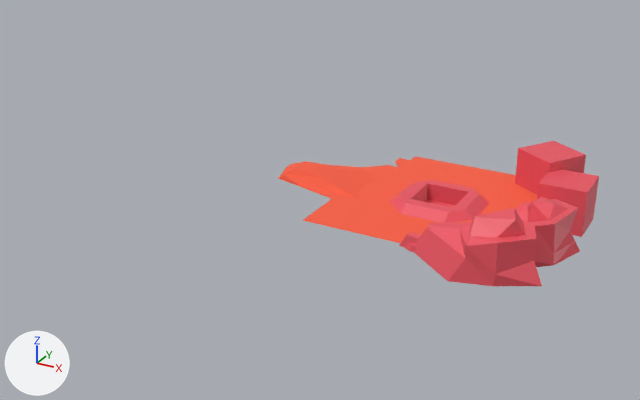
A saved change to the Blender file Assets/Models/tutorial.blend.
Before and after are seen from a camera (50 mm lens) standing at (28.8, -77.2, 36.0) and looking at (-16.6, 5.2, -5.2). Arrows for +X, +Y and +Z are at lower left; the lights stay in place.

Names of what the first picture shows: 'Cliffs', 'Hole', 'Plane'.
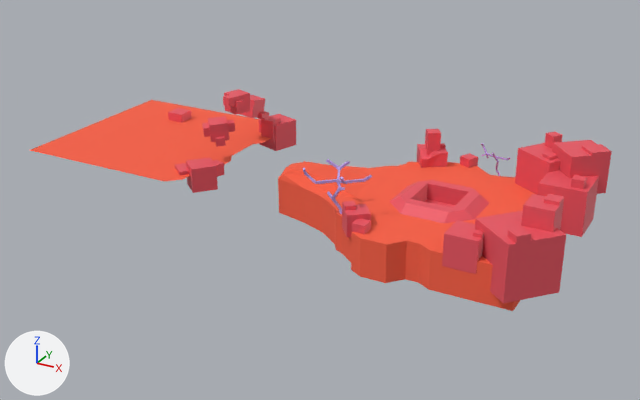
Where the change shows, as pixel boxes [x1, y1, x2, y2] in the pictures (640 x 400 px):
'L1', added (red): after [278, 161, 537, 311]
'L1Rocks', added (red): after [342, 129, 612, 303]
'Cliffs', deleted (red): before [399, 141, 599, 286]
'Plane', deleted (red): before [278, 156, 537, 243]
'L2', added (red): after [30, 100, 271, 181]
'L2Rocks', added (red): after [168, 89, 296, 193]
'Tree', added: after [303, 159, 372, 214]
'Tree2', added: after [481, 143, 510, 176]

The change in detail:
Material 'Material.006' (mat_material_006) is new.
Its base color is (0.847, 0.0908, 0.122) (red #ed5562).
Material 'Material.005' (mat_material_005) is new.
Its base color is (0.947, 0.117, 0.0578) (red #f96044).
Its roughness is 0.949.
Its diffuse roughness is 0.118.
Material 'Material.004' (mat_material_004) is new.
Its base color is (0.518, 0.356, 0.803) (purple #bfa1e7).
Material 'Material' (mat_material) is new.
Its base color is (0.518, 0.356, 0.803) (purple #bfa1e7).
Mesh me_plane_004 is new.
It has 546 vertices, 524 faces and spans x -3.38..-1.92, y -0.83..0.89, z 0.04..0.8.
It uses material mat_material_006 (red #ed5562).
Mesh me_plane_003 is new.
It has 283 vertices, 252 faces and spans x -4.25..-2.19, y -1.07..0.99, z 0.2.
It uses material mat_material_005 (red #f96044).
Mesh me_cube_002 is new.
It has 17 vertices, 0 faces, 16 loose edges and spans x -6.22..7.12, y -5.85..0.54, z -1.27..9.99.
It uses material mat_material_004 (purple #bfa1e7).
Mesh me_cube is new.
It has 17 vertices, 0 faces, 16 loose edges and spans x -6.22..7.12, y -4.84..5.14, z -1.27..9.99.
It uses material mat_material (purple #bfa1e7).
Mesh me_plane_002_1 is new.
It has 577 vertices, 562 faces and spans x -1.72..1.0, y -1.08..1.08, z -0.38..0.11.
It uses material mat_material_001 (red #f96044).
Mesh me_plane_001_1 is new.
It has 499 vertices, 364 faces and spans x -0.64..1.3, y -1.08..1.14, z -0.24..0.49.
It uses material mat_material_002 (red #ed5562).
Object 'Cliffs' (ob_cliffs) is deleted.
Object 'Plane' (ob_plane) is deleted.
Object 'L2Rocks' (ob_l2rocks) is new; it shows me_plane_004.
Its location is (-0.44, -0.07, -0.86).
Its scale is (11.0, 11.0, 11.0).
Object 'L2' (ob_l2) is new; it shows me_plane_003.
Its location is (0.04, 0.08, -0.88).
Its scale is (10.5, 10.5, 10.5).
Object 'Tree2' (ob_tree2) is new; it shows me_cube_002.
Its location is (2.95, 9.55, 0.21).
Its rotation in degrees is (0, 0, -50).
Its scale is (0.301, 0.301, 0.301).
It gains a SKIN modifier named 'Skin'.
Object 'Tree' (ob_tree) is new; it shows me_cube.
Its location is (-7.55, -7.21, 0.43).
Its scale is (0.452, 0.452, 0.452).
It gains a SKIN modifier named 'Skin'.
Object 'L1' (ob_l1) is new; it shows me_plane_002_1.
Its location is (0.65, 0.08, 0.08).
Its scale is (10.5, 10.5, 10.5).
Object 'L1Rocks' (ob_l1rocks) is new; it shows me_plane_001_1.
Its location is (0.17, -0.07, 0.1).
Its scale is (11.0, 11.0, 11.0).
